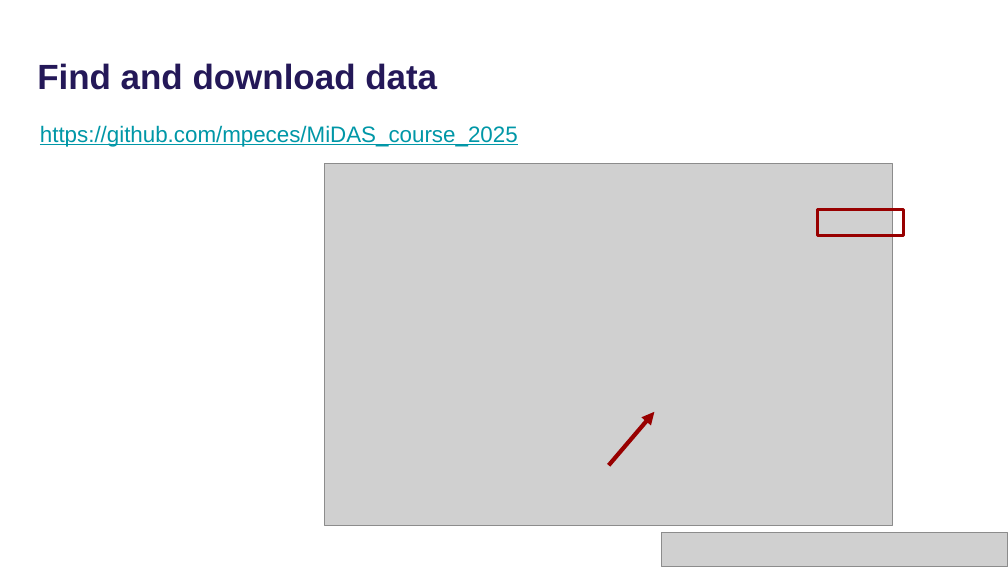
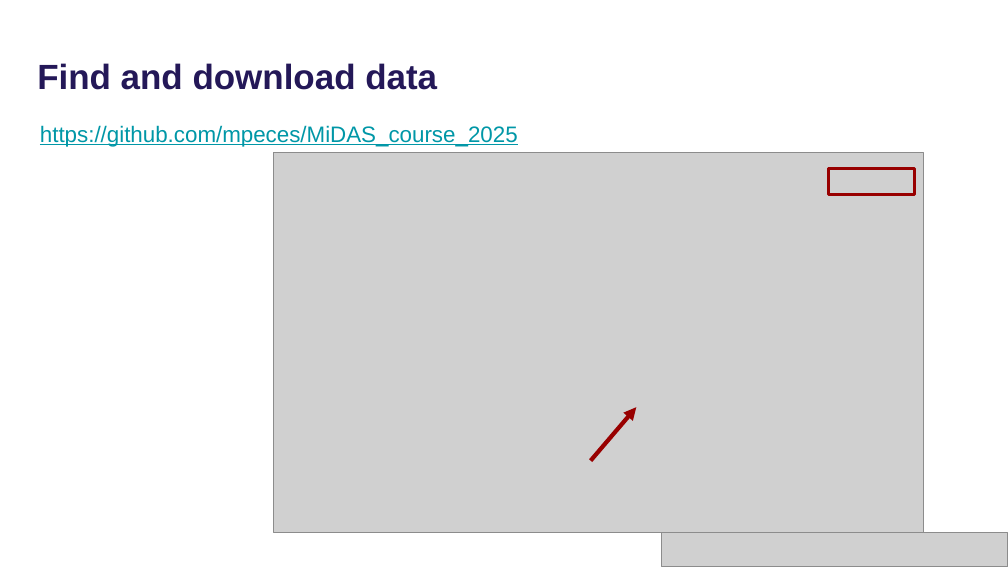
Before and after one commit to mpeces/MiDAS_course_2025, a slide deck: slide 9 of presentations/Hands-on_Setup.pptx. Drawn at 1008x567 pixels with LibreOffice and Linux fonts; fonts in the diff are those of the drawing; grey boxes stand for pictures. Boxes give left, top, right and bottom in pixels: in the first picture for what was removed or moved away, otherwise in the second. Text is boxed around its words. In the diff, an @@ line names an element or a change of style, - is before the commit and + after.

```diff
--- a/presentations/Hands-on_Setup.pptx
+++ b/presentations/Hands-on_Setup.pptx
@@ picture: place and size @@
-picture at [325,163,892,526]
+picture at [274,153,923,533]
@@ rectangle: place and size @@
-rectangle at [817,210,903,236]
+rectangle at [829,168,914,195]
@@ arrow moved from (609, 466) - (654, 412) to (591, 461) - (636, 407) @@
```
Also in this commit, not shown: 6 other slides changed, 1 slide added, 7 slides removed, 1 other file.
